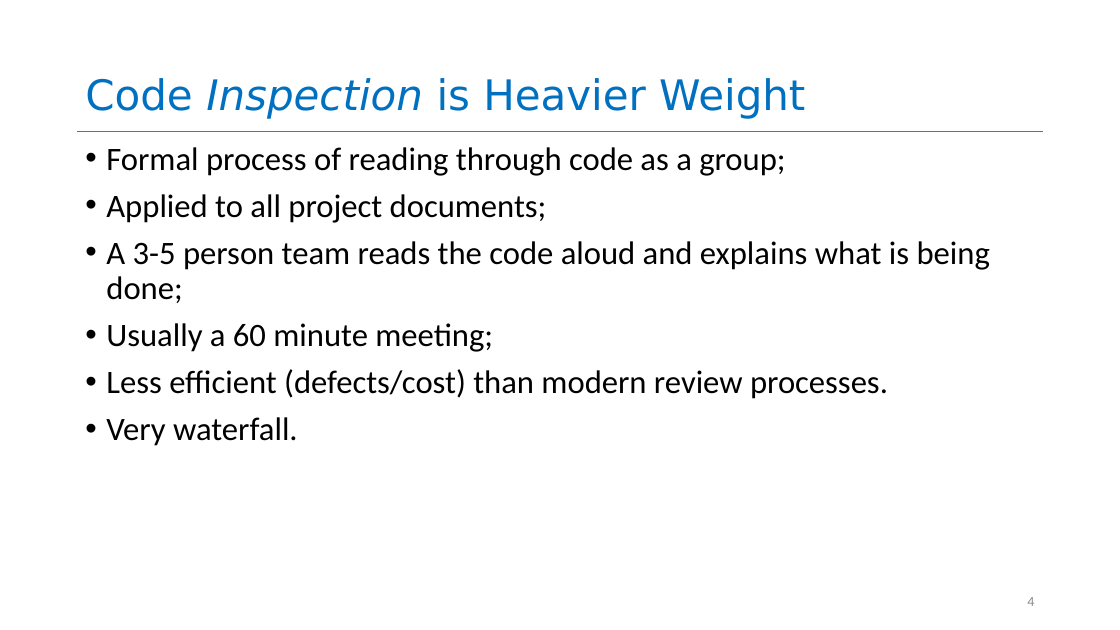
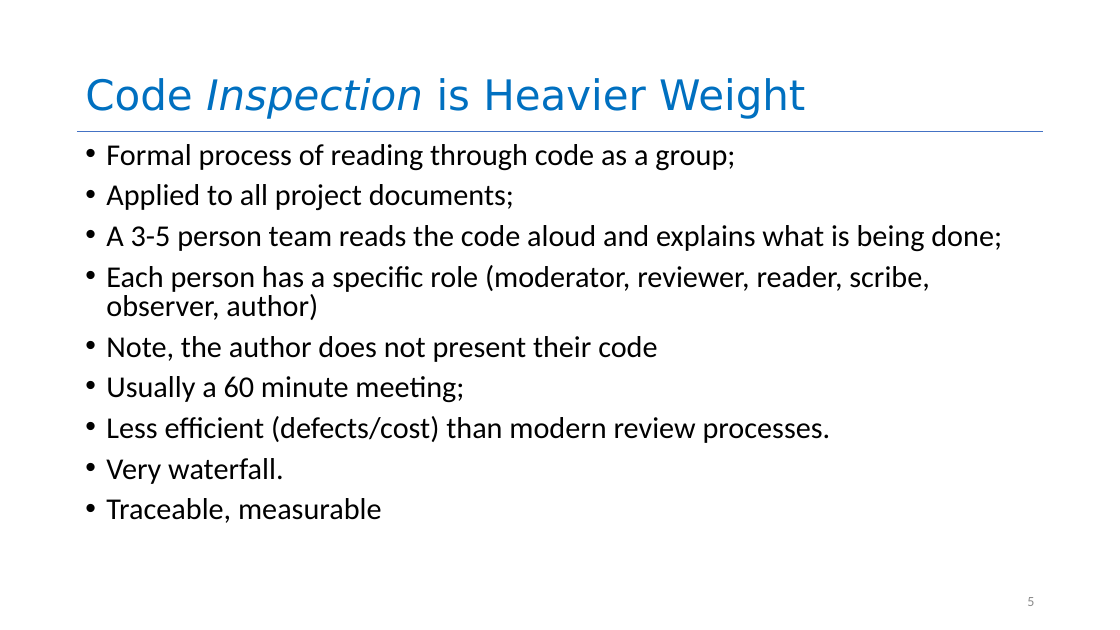
Before and after one commit to neu-se/CS4530-Spring-2022, a slide deck: slide 5 of Slides/Lesson 7.3 Code Reviews.pptx (slide 4 before the commit). Drawn at 1120x630 pixels with LibreOffice and Linux fonts; fonts in the diff are those of the drawing. Boxes give left, top, right and bottom in pixels: in the first picture for what was removed or moved away, otherwise in the second. Text is boxed around its words. In the diff, an @@ line names an element or a change of style, - is before the commit and + after.

```diff
--- a/Slides/Lesson 7.3 Code Reviews.pptx
+++ b/Slides/Lesson 7.3 Code Reviews.pptx
@@ text at (106, 144, 1002, 484): size 28 to 25.9 pt in "Formal process of reading through code as ...", "Applied to all project documents;", "A 3-5 person team reads the code ...", "Usually a 60 minute meeting;" and 2 more places; line spacing 0.9 to 0.8 @@
@@ text at (106, 265, 929, 362): paragraphs added @@
+• Each person has a specific role (moderator, reviewer, reader, scribe, observer, author)
+• Note, the author does not present their code
@@ text at (106, 498, 382, 523): paragraph added @@
+• Traceable, measurable
@@ page number at (1027, 597, 1034, 606): text changed @@
-4
+5
```
Also in this commit, not shown: 2 slides added.
